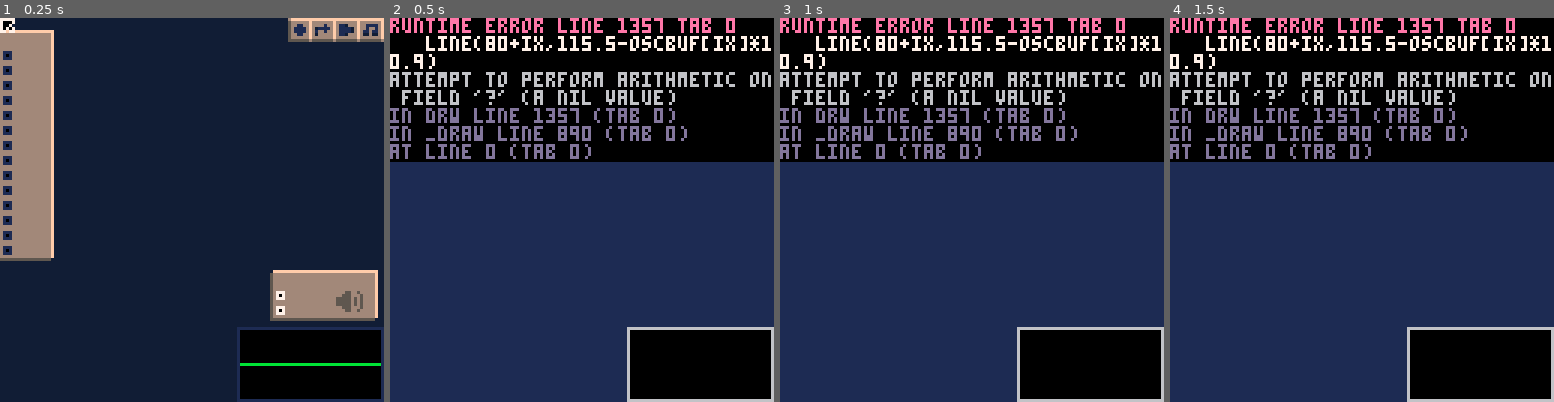
Above: before the commit, frames 1-4 (left to right).
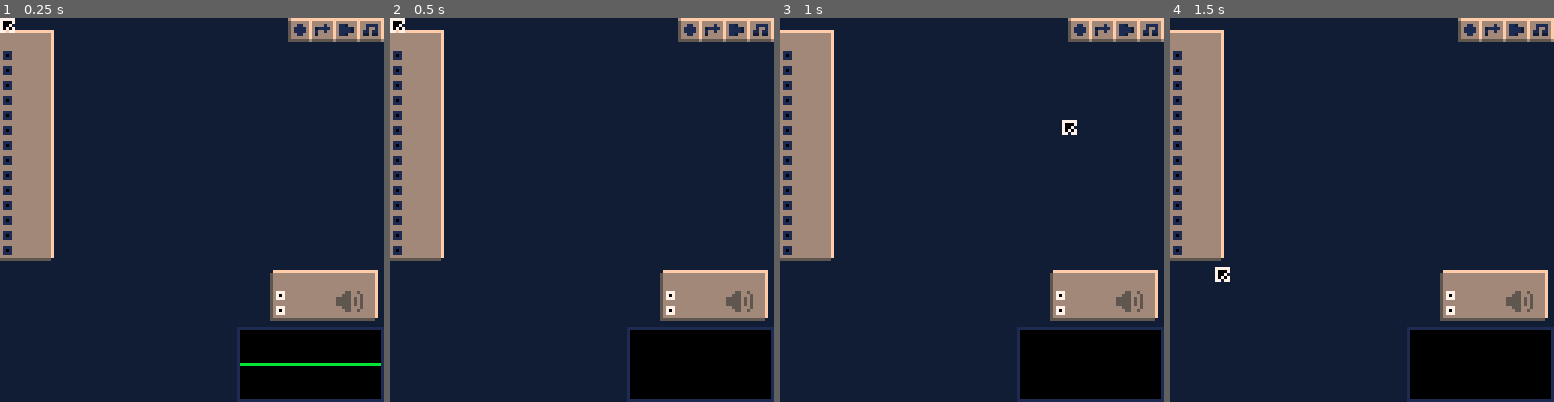
Above: after the commit, the same moments.

Repository: waporwave2/WWModular
Game: PICO-8 cartridge wwmodular.p8
Same seed, same stepped clock (60 frames per second), same inputs: the game is played once before the commit and once after it.
Inputs (mouse positions are in pixels of both pictures, inside the frame that each line leads up to):
- Up to frame 1 (0.25 s): no input
- Up to frame 2 (0.5 s): tap X (X key) at 0.33 s
- Up to frame 3 (1 s): click (1060, 121) at 0.67 s; tap O (Z key) at 0.7 s
- Up to frame 4 (1.5 s): tap X (X key) at 1.07 s; click (1216, 267) at 1.22 s

Frame 1 is identical in both runs. In frame 2, 93% of the frame differs, in the area x 0-100%, y 0-100%; in frame 3, 93%; in frame 4, 93%.
Error before the commit: runtime error line 1357 tab 0; line(80+ix,115.5-oscbuf[ix]*10.9); attempt to perform arithmetic on field '?' (a nil value)

Commit message:
update version number on label

Diff:
--- a/src/main.lua
+++ b/src/main.lua
@@ -92,7 +92,7 @@
 	-- the inner loop runs up to 94 times per _frame_ O.o'
 	-- we're splurging tokens here to save cpu
 
-	oscbuf={}
+	oscbuf={[0]=0} --avoid crash when leaving samplemode
 
 	-- assert(len<=94)
 	local speaker_inp,speaker_spd=speaker.inp,speaker.spd
--- a/src/pance_helper.lua
+++ b/src/pance_helper.lua
@@ -60,8 +60,6 @@
 	rect(x,y,x+w-1,y+h-1,...)
 end
 
--- # table/array utils
-
 -- addall(arr,1,2,3)
 -- note that nils will be skipped, b/c add ignores them!
 function addall(arr,...)
@@ -76,22 +74,6 @@
 		res[k]=type(v)=="table" and deepcopy(v) or v
 	end
 	return res
-end
-
-function parse_into(obj,str, mapper)
-	for str2 in all(split(str)) do
-		local parts=split(str2,"=")
-		if #parts==2 then
-			local k,v=unpack(parts)
-			obj[k]=mapper and mapper(k,v) or v
-		else
-			add(obj,str2)
-		end
-	end
-	return obj
-end
-function parse(...)
-	return parse_into({},...)
 end
 
 local _toast_t,_toast_t0=0,180 --p8 uses 40ish
Not shown, changed: the thumbnail (__label__) section of wwmodular.p8
Not shown, changed: CONTRIBUTING.md
